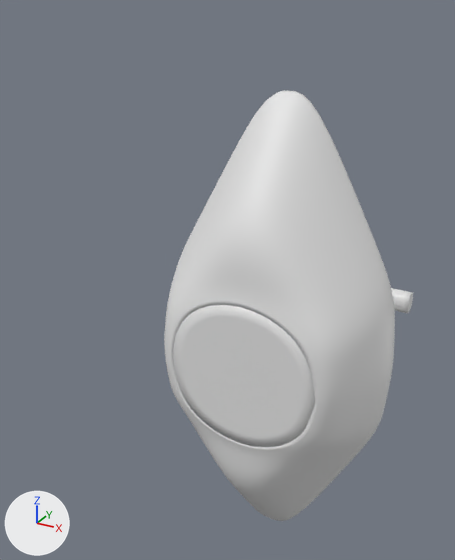
Two versions of the Blender file Assets/Mesh/Boat/BoatDesign2026.blend, one commit apart.
Camera for both pictures: a 50 mm lens placed at (0.104, -0.214, 0.144), pointed at (-0.032, 0.034, 0.02). The axes (+X, +Y, +Z) are drawn at lower left. The lights are the same throughout. The picture after the commit comes second.

Objects in the first picture: 'BoatDesign2026', 'boatEYEFILL1.001'.
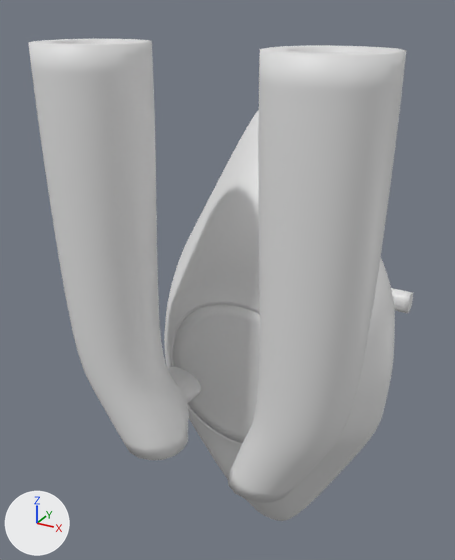
Diff of the bpy script that builds the scene:
```diff
--- a/Assets/Mesh/Boat/BoatDesign2026.blend.py
+++ b/Assets/Mesh/Boat/BoatDesign2026.blend.py
@@ me_cube @@
+me_cube.from_pydata(...)  # 36 vertices, 34 faces; spans x -2.97..-0.48, y -2.98..-0.28, z -1.0..6.28
+me_cube.polygons.foreach_set('use_smooth', [True] * 34)
@@ ob_boatboosters @@
+ob_boatboosters = bpy.data.objects.new('BoatBoosters', me_cube)
+ob_boatboosters.location = (0.0, 0.0, 0.0)
+ob_boatboosters.scale = (0.0211, 0.0211, 0.0211)
+_m = ob_boatboosters.modifiers.new('Mirror', 'MIRROR')
+_m = ob_boatboosters.modifiers.new('Subdivision', 'SUBSURF')
```

What differs and where, as boxes [x1, y1, x2, y2] in the pictures (455 x 560 px):
'BoatBoosters', added: after [29, 39, 406, 503]
'BoatDesign2026', unchanged, covered by the edit: before [164, 91, 395, 521]; after [164, 110, 395, 521]
